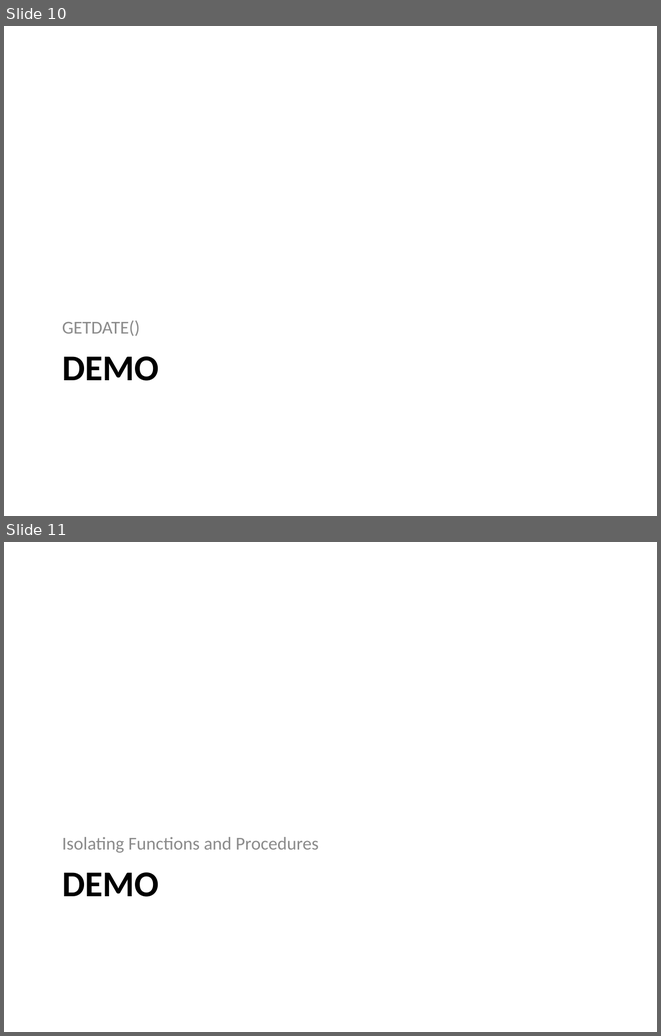
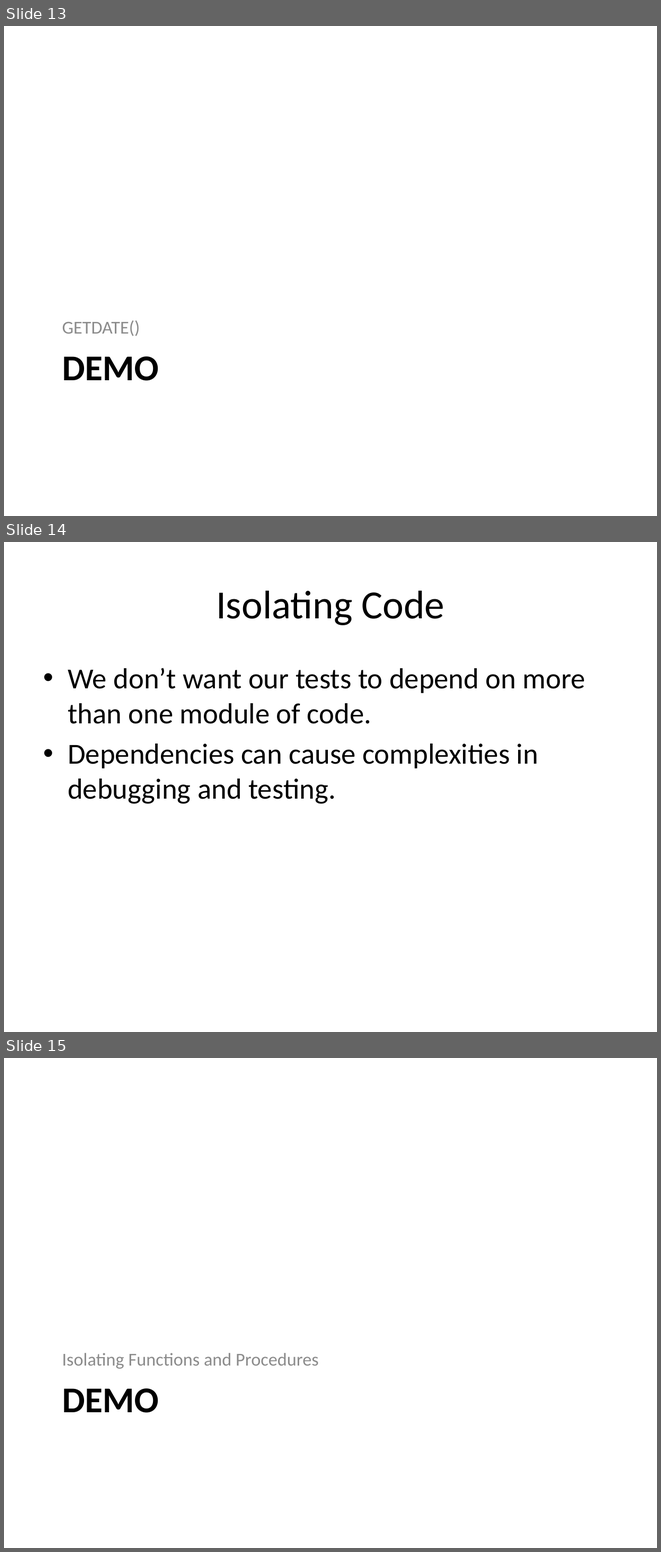
Before and after one commit to way0utwest/TestingT-SQLMadeEasy, a slide deck: TestingT-SQLMadeEasy.pptx. Shown one above the other, each under a label of ours: slides 10 and 11 before the commit, slides 13, 14 and 15 after it. The pictures are 661x1036 and 661x1552 pixels, drawn with LibreOffice and Linux fonts; fonts in the diff are those of the drawing. Boxes give left, top, right and bottom in pixels: in the first picture for what was removed or moved away, otherwise in the second. Text is boxed around its words. In the diff, an @@ line names an element or a change of style, - is before the commit and + after.

```diff
--- a/TestingT-SQLMadeEasy.pptx
+++ b/TestingT-SQLMadeEasy.pptx
@@ slide 14 added at (4, 542, 657, 1032), background #FFFFFF @@
@@ title added at (216, 590, 444, 625), 44 pt, text #000000 @@
+Isolating Code
@@ text added at (68, 668, 585, 804), 32 pt, text #000000 @@
+• We don’t want our tests to depend on more than one module of code.
+• Dependencies can cause complexities in debugging and testing.
@@ what was slide 10 is now slide 13 @@
@@ what was slide 11 is now slide 15 @@
```
Also in this commit, not shown: 4 other slides added.
